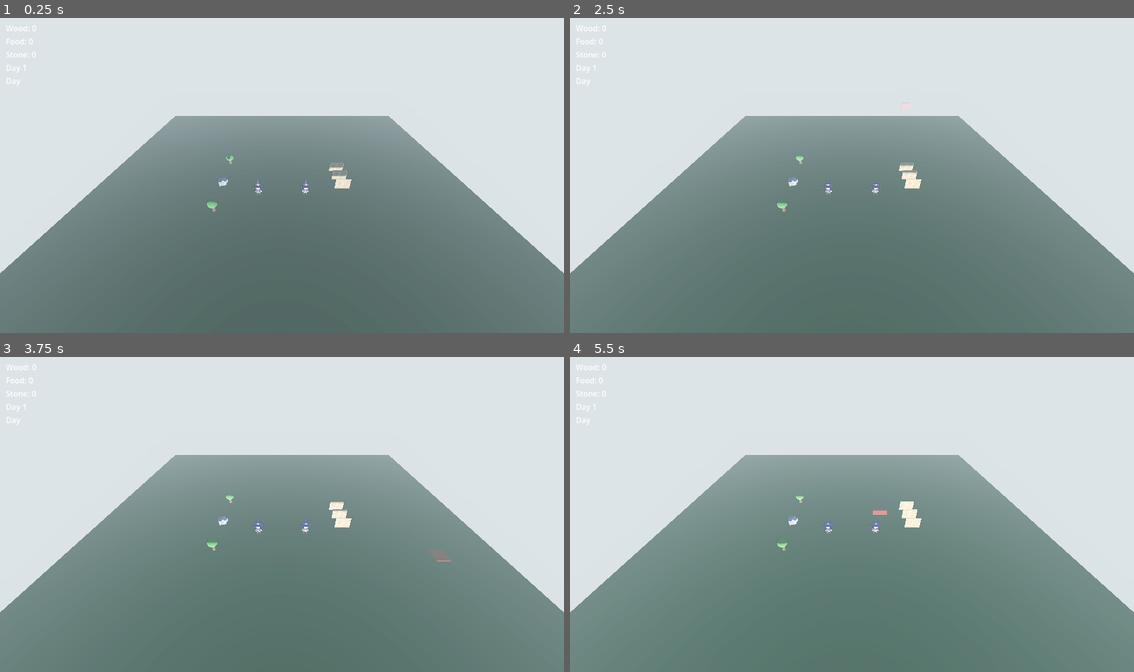
Above: before the commit, frames 1-4 (two rows, left to right).
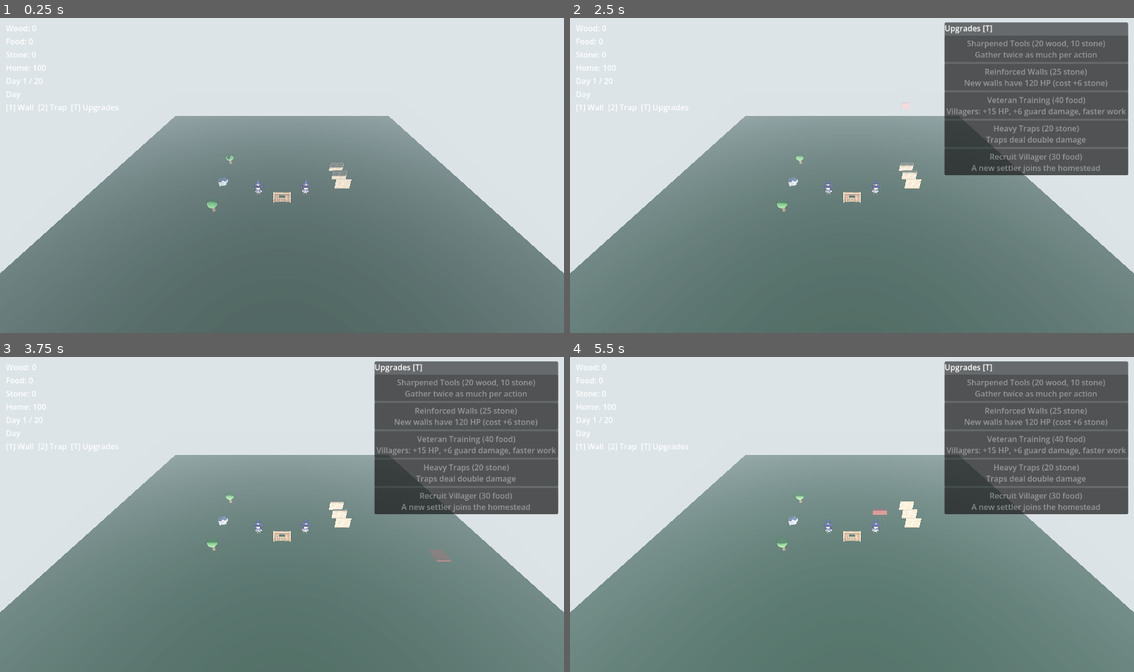
Above: after the commit, the same moments.

Repository: Harrisonnad/homestead-defense
Game: Godot game, scene res://scenes/Main.tscn
Same seed, same stepped clock (60 frames per second), same inputs: the game is played once before the commit and once after it.
Inputs (mouse positions are in pixels of both pictures, inside the frame that each line leads up to):
- Up to frame 1 (0.25 s): no input
- Up to frame 2 (2.5 s): tap Enter at 0.5 s; move the mouse to (976, 159) at 0.52 s; tap T at 0.6, 1.35, 2.3 s; click (976, 159) at 0.67 s; move the mouse to (739, 191) at 1.27 s; click (739, 191) at 1.42 s; tap Space at 2 s; move the mouse to (908, 106) at 2.02 s; tap 1 at 2.1 s; click (908, 106) at 2.17 s
- Up to frame 3 (3.75 s): tap Enter at 2.75 s; move the mouse to (253, 577) at 2.77 s; tap 2 at 2.85 s; click (253, 577) at 2.92 s; tap T at 3.05, 3.6 s; tap Space at 3.5 s; move the mouse to (451, 561) at 3.52 s; click (451, 561) at 3.67 s
- Up to frame 4 (5.5 s): tap Enter at 4.25 s; move the mouse to (682, 467) at 4.27 s; tap T at 4.35, 5.3 s; click (682, 467) at 4.42 s; tap Space at 5 s; move the mouse to (880, 514) at 5.02 s; tap 1 at 5.1 s; click (880, 514) at 5.17 s

The runs differ from the first frame. In frame 1, 0.2% of the frame differs, in the area x 1-52%, y 14-59%; in frame 2, 16%; in frame 3, 16%; in frame 4, 16%, in the area x 1-99%, y 1-59%.

Commit message:
Phase 5: progression, season arc, and unlock board
Adds a Progression autoload with a five-item unlock board (press T):
sharpened tools (gather x2), reinforced walls (120 HP tier read at
placement time), veteran training (villager stat/speed bumps, applies
to current and future villagers), heavy traps (double damage), and a
repeatable villager recruit. A new Homestead node gives raids lasting
stakes (each landed raid damages it) and a GameState autoload turns
that into a real 20-day season arc: survive to dawn of day 21 to win,
lose the Homestead and the run ends, with a pausing end screen and a
full-reset restart. Wave curve softened and capped so the season is
winnable against an upgraded homestead.

Button-ups folded in: villager work/retry timer exports actually wired
(previously dead), Economy multi-resource cost helpers, HUD shows
Homestead HP / season progress / a controls hint, and the villager
panel shows HP.

Co-Authored-By: Claude Fable 5 <noreply@anthropic.com>

Diff:
--- a/project.godot
+++ b/project.godot
@@ -23,3 +23,5 @@
 GameClock="*res://scripts/autoload/game_clock.gd"
 Economy="*res://scripts/autoload/economy.gd"
 Selection="*res://scripts/autoload/selection.gd"
+Progression="*res://scripts/autoload/progression.gd"
+GameState="*res://scripts/autoload/game_state.gd"
--- a/scenes/Main.tscn
+++ b/scenes/Main.tscn
@@ -13,6 +13,9 @@
 [ext_resource type="PackedScene" path="res://scenes/ui/villager_panel.tscn" id="13"]
 [ext_resource type="PackedScene" path="res://scenes/brute_enemy.tscn" id="14"]
 [ext_resource type="PackedScene" path="res://scenes/trap.tscn" id="15"]
+[ext_resource type="PackedScene" path="res://scenes/homestead.tscn" id="16"]
+[ext_resource type="PackedScene" path="res://scenes/ui/upgrade_panel.tscn" id="17"]
+[ext_resource type="PackedScene" path="res://scenes/ui/end_screen.tscn" id="18"]
 
 [sub_resource type="PlaneMesh" id="1"]
 size = Vector2(50, 50)
@@ -110,10 +113,10 @@
 [node name="BuildManager" type="Node3D" parent="."]
 script = ExtResource("7")
 wall_scene = ExtResource("8")
-wood_cost = 10
+wall_wood_cost = 10
+reinforced_stone_surcharge = 6
 trap_scene = ExtResource("15")
-trap_cost_type = "stone"
-trap_cost_amount = 8
+trap_stone_cost = 8
 grid_size = 2.0
 camera_path = NodePath("../Camera3D")
 entities_container_path = NodePath("../Entities")
@@ -132,6 +135,15 @@
 [node name="HomeBase" type="Marker3D" parent="."]
 transform = Transform3D(1, 0, 0, 0, 1, 0, 0, 0, 1, 0, 0, 5)
 
+[node name="Homestead" parent="." instance=ExtResource("16")]
+transform = Transform3D(1, 0, 0, 0, 1, 0, 0, 0, 1, 0, 0, 5)
+villager_scene = ExtResource("12")
+entities_container_path = NodePath("../Entities")
+
+[node name="UpgradePanel" parent="." instance=ExtResource("17")]
+
+[node name="EndScreen" parent="." instance=ExtResource("18")]
+
 [node name="WaveSpawner" type="Node" parent="."]
 script = ExtResource("10")
 raider_scene = ExtResource("9")
--- a/scenes/brute_enemy.tscn
+++ b/scenes/brute_enemy.tscn
@@ -19,6 +19,7 @@
 attack_damage = 18
 max_health = 70
 raid_resource_loss = {"wood": 10, "food": 10}
+raid_homestead_damage = 30
 tint_color = Color(0.4, 0.1, 0.35, 1)
 
 [node name="Model" parent="." instance=ExtResource("2")]
--- a/scenes/enemy.tscn
+++ b/scenes/enemy.tscn
@@ -16,6 +16,7 @@
 motion_mode = 1
 script = ExtResource("1")
 max_health = 30
+raid_homestead_damage = 15
 
 [node name="Model" parent="." instance=ExtResource("2")]
 transform = Transform3D(0.72, 0, 0, 0, 0.72, 0, 0, 0, 0.72, 0, 0, 0)
--- /dev/null
+++ b/scenes/homestead.tscn
@@ -0,0 +1,15 @@
+[gd_scene load_steps=3 format=3]
+
+[ext_resource type="Script" path="res://scripts/homestead.gd" id="1"]
+[ext_resource type="Texture2D" path="res://docs/assets/kennys/kenney_isometric-miniature-farm/Angle/woodWallDoorClosed_S.png" id="2"]
+
+[node name="Homestead" type="Node3D"]
+script = ExtResource("1")
+max_health = 100
+
+[node name="Sprite3D" type="Sprite3D" parent="."]
+transform = Transform3D(1, 0, 0, 0, 1, 0, 0, 0, 1, 0, 2.0, 0)
+texture = ExtResource("2")
+pixel_size = 0.0078125
+shaded = true
+alpha_cut = 1
--- /dev/null
+++ b/scenes/ui/end_screen.tscn
@@ -0,0 +1,52 @@
+[gd_scene load_steps=2 format=3]
+
+[ext_resource type="Script" path="res://scripts/end_screen.gd" id="1"]
+
+[node name="EndScreen" type="CanvasLayer"]
+process_mode = 3
+layer = 10
+script = ExtResource("1")
+
+[node name="Root" type="Control" parent="."]
+layout_mode = 3
+anchors_preset = 15
+anchor_right = 1.0
+anchor_bottom = 1.0
+grow_horizontal = 2
+grow_vertical = 2
+
+[node name="Dim" type="ColorRect" parent="Root"]
+layout_mode = 1
+anchors_preset = 15
+anchor_right = 1.0
+anchor_bottom = 1.0
+grow_horizontal = 2
+grow_vertical = 2
+color = Color(0, 0, 0, 0.55)
+
+[node name="CenterContainer" type="CenterContainer" parent="Root"]
+layout_mode = 1
+anchors_preset = 15
+anchor_right = 1.0
+anchor_bottom = 1.0
+grow_horizontal = 2
+grow_vertical = 2
+
+[node name="VBoxContainer" type="VBoxContainer" parent="Root/CenterContainer"]
+layout_mode = 2
+theme_override_constants/separation = 12
+
+[node name="TitleLabel" type="Label" parent="Root/CenterContainer/VBoxContainer"]
+layout_mode = 2
+theme_override_font_sizes/font_size = 32
+horizontal_alignment = 1
+text = "Season Survived!"
+
+[node name="SubtitleLabel" type="Label" parent="Root/CenterContainer/VBoxContainer"]
+layout_mode = 2
+horizontal_alignment = 1
+text = "..."
+
+[node name="RestartButton" type="Button" parent="Root/CenterContainer/VBoxContainer"]
+layout_mode = 2
+text = "Restart Season"
--- a/scenes/ui/hud.tscn
+++ b/scenes/ui/hud.tscn
@@ -23,10 +23,18 @@
 layout_mode = 2
 text = "Stone: 0"
 
+[node name="HomeLabel" type="Label" parent="VBoxContainer"]
+layout_mode = 2
+text = "Home: 100"
+
 [node name="DayLabel" type="Label" parent="VBoxContainer"]
 layout_mode = 2
-text = "Day 1"
+text = "Day 1 / 20"
 
 [node name="PhaseLabel" type="Label" parent="VBoxContainer"]
 layout_mode = 2
 text = "Day"
+
+[node name="HintLabel" type="Label" parent="VBoxContainer"]
+layout_mode = 2
+text = "[1] Wall  [2] Trap  [T] Upgrades"
--- /dev/null
+++ b/scenes/ui/upgrade_panel.tscn
@@ -0,0 +1,25 @@
+[gd_scene load_steps=2 format=3]
+
+[ext_resource type="Script" path="res://scripts/upgrade_panel.gd" id="1"]
+
+[node name="UpgradePanel" type="CanvasLayer"]
+script = ExtResource("1")
+
+[node name="PanelContainer" type="PanelContainer" parent="."]
+anchors_preset = 1
+anchor_left = 1.0
+anchor_right = 1.0
+offset_left = -320.0
+offset_top = 12.0
+offset_right = -12.0
+grow_horizontal = 0
+
+[node name="VBoxContainer" type="VBoxContainer" parent="PanelContainer"]
+layout_mode = 2
+
+[node name="TitleLabel" type="Label" parent="PanelContainer/VBoxContainer"]
+layout_mode = 2
+text = "Upgrades [T]"
+
+[node name="ButtonList" type="VBoxContainer" parent="PanelContainer/VBoxContainer"]
+layout_mode = 2
--- a/scenes/wall.tscn
+++ b/scenes/wall.tscn
@@ -1,7 +1,8 @@
-[gd_scene load_steps=4 format=3]
+[gd_scene load_steps=5 format=3]
 
 [ext_resource type="Script" path="res://scripts/wall.gd" id="1"]
 [ext_resource type="Texture2D" path="res://docs/assets/kennys/kenney_isometric-miniature-farm/Angle/woodWall_S.png" id="2"]
+[ext_resource type="Texture2D" path="res://docs/assets/kennys/kenney_isometric-miniature-farm/Angle/woodWallCross_S.png" id="3"]
 
 [sub_resource type="BoxShape3D" id="3"]
 size = Vector3(2, 1.5, 0.5)
@@ -11,6 +12,8 @@
 collision_mask = 0
 script = ExtResource("1")
 max_health = 50
+reinforced_max_health = 120
+reinforced_texture = ExtResource("3")
 
 [node name="Sprite3D" type="Sprite3D" parent="."]
 transform = Transform3D(1, 0, 0, 0, 1, 0, 0, 0, 1, 0, 2.0, 0)
--- a/scripts/autoload/economy.gd
+++ b/scripts/autoload/economy.gd
@@ -3,10 +3,13 @@
 # Autoload singleton: tracks player resource counts and notifies listeners
 # (HUD, build costs, raid losses) when they change.
 
-var resources: Dictionary = {
+const STARTING_RESOURCES := {
 	"wood": 0,
 	"food": 0,
+	"stone": 0,
 }
+
+var resources: Dictionary = STARTING_RESOURCES.duplicate()
 
 signal resources_changed(type: String, new_amount: int)
 
@@ -31,5 +34,23 @@
 	resources[type] = new_amount
 	resources_changed.emit(type, new_amount)
 
+func can_afford_all(costs: Dictionary) -> bool:
+	for type in costs:
+		if not can_afford(type, costs[type]):
+			return false
+	return true
+
+func spend_all(costs: Dictionary) -> bool:
+	if not can_afford_all(costs):
+		return false
+	for type in costs:
+		spend_resource(type, costs[type])
+	return true
+
 func get_amount(type: String) -> int:
 	return resources.get(type, 0)
+
+func reset() -> void:
+	resources = STARTING_RESOURCES.duplicate()
+	for type in resources:
+		resources_changed.emit(type, resources[type])
--- a/scripts/autoload/game_clock.gd
+++ b/scripts/autoload/game_clock.gd
@@ -25,6 +25,10 @@
 	elif was_day and not now_day:
 		night_started.emit()
 
+func reset() -> void:
+	time_of_day = 0.3
+	day_count = 1
+
 func day_factor() -> float:
 	return (1.0 - cos(time_of_day * TAU)) / 2.0
 
--- /dev/null
+++ b/scripts/autoload/game_state.gd
@@ -0,0 +1,35 @@
+extends Node
+
+# Autoload singleton: season win/lose state. Winning = surviving
+# season_length_days nights (i.e. reaching the following dawn); losing =
+# the Homestead's health reaching zero (it calls lose()). Restart resets
+# every stateful autoload before reloading the scene, since autoloads
+# survive a scene reload.
+
+@export var season_length_days: int = 20
+
+var ended: bool = false
+
+signal game_ended(won: bool, day: int)
+
+func _ready() -> void:
+	GameClock.day_started.connect(_on_day_started)
+
+func _on_day_started(day_count: int) -> void:
+	if not ended and day_count > season_length_days:
+		ended = true
+		game_ended.emit(true, season_length_days)
+
+func lose() -> void:
+	if ended:
+		return
+	ended = true
+	game_ended.emit(false, GameClock.day_count)
+
+func restart() -> void:
+	ended = false
+	GameClock.reset()
+	Economy.reset()
+	Progression.reset()
+	get_tree().paused = false
+	get_tree().reload_current_scene()
--- /dev/null
+++ b/scripts/autoload/progression.gd
@@ -0,0 +1,74 @@
+extends Node
+
+# Autoload singleton: the unlock board. Holds the data-driven upgrade list,
+# tracks what's been purchased, and answers stat queries from gameplay
+# scripts (gather yield, wall tier, trap damage) so tier logic lives in one
+# place instead of being scattered across scenes.
+
+const UPGRADES := {
+	"sharp_tools": {
+		"name": "Sharpened Tools",
+		"costs": {"wood": 20, "stone": 10},
+		"repeatable": false,
+		"description": "Gather twice as much per action",
+	},
+	"reinforced_walls": {
+		"name": "Reinforced Walls",
+		"costs": {"stone": 25},
+		"repeatable": false,
+		"description": "New walls have 120 HP (cost +6 stone)",
+	},
+	"veteran_training": {
+		"name": "Veteran Training",
+		"costs": {"food": 40},
+		"repeatable": false,
+		"description": "Villagers: +15 HP, +6 guard damage, faster work",
+	},
+	"heavy_traps": {
+		"name": "Heavy Traps",
+		"costs": {"stone": 20},
+		"repeatable": false,
+		"description": "Traps deal double damage",
+	},
+	"recruit_villager": {
+		"name": "Recruit Villager",
+		"costs": {"food": 30},
+		"repeatable": true,
+		"description": "A new settler joins the homestead",
+	},
+}
+
+var purchased: Dictionary = {}
+
+signal upgrade_purchased(id: String)
+
+func is_purchased(id: String) -> bool:
+	return purchased.has(id)
+
+func can_purchase(id: String) -> bool:
+	if not UPGRADES.has(id):
+		return false
+	if is_purchased(id) and not UPGRADES[id]["repeatable"]:
+		return false
+	return Economy.can_afford_all(UPGRADES[id]["costs"])
+
+func try_purchase(id: String) -> bool:
+	if not can_purchase(id):
+		return false
+	if not Economy.spend_all(UPGRADES[id]["costs"]):
+		return false
+	purchased[id] = true
+	upgrade_purchased.emit(id)
+	return true
+
+func gather_multiplier() -> int:
+	return 2 if is_purchased("sharp_tools") else 1
+
+func wall_tier() -> int:
+	return 2 if is_purchased("reinforced_walls") else 1
+
+func trap_damage_multiplier() -> int:
+	return 2 if is_purchased("heavy_traps") else 1
+
+func reset() -> void:
+	purchased.clear()
--- a/scripts/build_manager.gd
+++ b/scripts/build_manager.gd
@@ -8,10 +8,10 @@
 enum BuildType { NONE, WALL, TRAP }
 
 @export var wall_scene: PackedScene
-@export var wood_cost: int = 10
+@export var wall_wood_cost: int = 10
+@export var reinforced_stone_surcharge: int = 6
 @export var trap_scene: PackedScene
-@export var trap_cost_type: String = "stone"
-@export var trap_cost_amount: int = 8
+@export var trap_stone_cost: int = 8
 @export var grid_size: float = 2.0
 @export var camera_path: NodePath
 @export var entities_container_path: NodePath
@@ -55,11 +55,17 @@
 		_:
 			return null
 
-func _cost_type() -> String:
-	return "wood" if build_type == BuildType.WALL else trap_cost_type
-
-func _cost_amount() -> int:
-	return wood_cost if build_type == BuildType.WALL else trap_cost_amount
+func _current_costs() -> Dictionary:
+	match build_type:
+		BuildType.WALL:
+			var costs := {"wood": wall_wood_cost}
+			if Progression.wall_tier() >= 2:
+				costs["stone"] = reinforced_stone_surcharge
+			return costs
+		BuildType.TRAP:
+			return {"stone": trap_stone_cost}
+		_:
+			return {}
 
 func _process(_delta: float) -> void:
 	if build_type == BuildType.NONE:
@@ -81,12 +87,12 @@
 	ghost_valid_position = snapped
 	ghost.position = snapped
 
-	var affordable := Economy.can_afford(_cost_type(), _cost_amount())
+	var affordable := Economy.can_afford_all(_current_costs())
 	var mat := ghost.get_surface_override_material(0) as StandardMaterial3D
 	mat.albedo_color = GHOST_COLOR_OK if affordable else GHOST_COLOR_BLOCKED
 
 func _try_place() -> void:
-	if not Economy.spend_resource(_cost_type(), _cost_amount()):
+	if not Economy.spend_all(_current_costs()):
 		return
 	var scene := wall_scene if build_type == BuildType.WALL else trap_scene
 	var instance := scene.instantiate()
--- /dev/null
+++ b/scripts/end_screen.gd
@@ -0,0 +1,27 @@
+extends CanvasLayer
+
+# Season end screen. PROCESS_MODE_ALWAYS (set in the scene) so the Restart
+# button still works while the tree is paused.
+
+@onready var root: Control = $Root
+@onready var title_label: Label = $Root/CenterContainer/VBoxContainer/TitleLabel
+@onready var subtitle_label: Label = $Root/CenterContainer/VBoxContainer/SubtitleLabel
+@onready var restart_button: Button = $Root/CenterContainer/VBoxContainer/RestartButton
+
+func _ready() -> void:
+	root.visible = false
+	GameState.game_ended.connect(_on_game_ended)
+	restart_button.pressed.connect(_on_restart_pressed)
+
+func _on_game_ended(won: bool, day: int) -> void:
+	if won:
+		title_label.text = "Season Survived!"
+		subtitle_label.text = "Your homestead made it through all %d days." % day
+	else:
+		title_label.text = "The Homestead Has Fallen"
+		subtitle_label.text = "You held out until day %d." % day
+	root.visible = true
+	get_tree().paused = true
+
+func _on_restart_pressed() -> void:
+	GameState.restart()
--- a/scripts/enemy.gd
+++ b/scripts/enemy.gd
@@ -11,6 +11,7 @@
 @export var attack_damage: int = 10
 @export var arrival_distance: float = 0.6
 @export var raid_resource_loss: Dictionary = {"wood": 5, "food": 5}
+@export var raid_homestead_damage: int = 15
 @export var max_health: int = 30
 @export var tint_color: Color = Color(0.55, 0.15, 0.15)
 
@@ -75,4 +76,7 @@
 func _reach_target() -> void:
 	for type in raid_resource_loss:
 		Economy.remove_resource(type, raid_resource_loss[type])
+	var homestead := get_tree().get_first_node_in_group("homestead")
+	if homestead:
+		homestead.take_damage(raid_homestead_damage)
 	queue_free()
--- /dev/null
+++ b/scripts/homestead.gd
@@ -0,0 +1,34 @@
+extends Node3D
+
+# The player's home base: what enemies raid and what the season is lost
+# over. Also where recruited villagers arrive, since it already sits in the
+# world with the references a spawn needs.
+
+@export var max_health: int = 100
+@export var villager_scene: PackedScene
+@export var entities_container_path: NodePath
+@export var recruit_offset: Vector3 = Vector3(2, 0, 1)
+
+@onready var entities_container: Node3D = get_node(entities_container_path)
+
+var current_health: int
+
+signal health_changed(current: int)
+
+func _ready() -> void:
+	current_health = max_health
+	add_to_group("homestead")
+	Progression.upgrade_purchased.connect(_on_upgrade_purchased)
+
+func take_damage(amount: int) -> void:
+	current_health = maxi(current_health - amount, 0)
+	health_changed.emit(current_health)
+	if current_health <= 0:
+		GameState.lose()
+
+func _on_upgrade_purchased(id: String) -> void:
+	if id != "recruit_villager":
+		return
+	var villager := villager_scene.instantiate()
+	entities_container.add_child(villager)
+	villager.global_position = global_position + recruit_offset
--- a/scripts/hud.gd
+++ b/scripts/hud.gd
@@ -3,6 +3,7 @@
 @onready var wood_label: Label = $VBoxContainer/WoodLabel
 @onready var food_label: Label = $VBoxContainer/FoodLabel
 @onready var stone_label: Label = $VBoxContainer/StoneLabel
+@onready var home_label: Label = $VBoxContainer/HomeLabel
 @onready var day_label: Label = $VBoxContainer/DayLabel
 @onready var phase_label: Label = $VBoxContainer/PhaseLabel
 
@@ -14,8 +15,21 @@
 	wood_label.text = "Wood: %d" % Economy.get_amount("wood")
 	food_label.text = "Food: %d" % Economy.get_amount("food")
 	stone_label.text = "Stone: %d" % Economy.get_amount("stone")
-	day_label.text = "Day %d" % GameClock.day_count
+	_set_day_label(GameClock.day_count)
 	phase_label.text = "Day" if GameClock.is_daytime() else "Night"
+	# The Homestead may sit later in the tree, so its group registration can
+	# land after this _ready — connect once the first frame has settled.
+	_connect_homestead.call_deferred()
+
+func _connect_homestead() -> void:
+	var homestead := get_tree().get_first_node_in_group("homestead")
+	if homestead == null:
+		return
+	homestead.health_changed.connect(_on_homestead_health_changed)
+	home_label.text = "Home: %d" % homestead.current_health
+
+func _on_homestead_health_changed(current: int) -> void:
+	home_label.text = "Home: %d" % current
 
 func _on_resources_changed(type: String, new_amount: int) -> void:
 	if type == "wood":
@@ -25,8 +39,11 @@
 	elif type == "stone":
 		stone_label.text = "Stone: %d" % new_amount
 
+func _set_day_label(day_count: int) -> void:
+	day_label.text = "Day %d / %d" % [day_count, GameState.season_length_days]
+
 func _on_day_started(day_count: int) -> void:
-	day_label.text = "Day %d" % day_count
+	_set_day_label(day_count)
 	phase_label.text = "Day"
 
 func _on_night_started() -> void:
--- a/scripts/resource_node.gd
+++ b/scripts/resource_node.gd
@@ -23,7 +23,7 @@
 func gather() -> void:
 	if not is_available():
 		return
-	Economy.add_resource(resource_type, gather_amount)
+	Economy.add_resource(resource_type, gather_amount * Progression.gather_multiplier())
 	visual.visible = false
 	cooldown_timer.start(respawn_seconds)
 
--- a/scripts/trap.gd
+++ b/scripts/trap.gd
@@ -11,5 +11,5 @@
 
 func _on_body_entered(body: Node3D) -> void:
 	if body.has_method("take_damage"):
-		body.take_damage(damage)
+		body.take_damage(damage * Progression.trap_damage_multiplier())
 		queue_free()
--- /dev/null
+++ b/scripts/upgrade_panel.gd
@@ -0,0 +1,54 @@
+extends CanvasLayer
+
+# The unlock board: toggled with T, one button per Progression.UPGRADES
+# entry (built dynamically so adding an upgrade needs no scene edit).
+# Buttons gray out when unaffordable and disappear once purchased (unless
+# repeatable).
+
+@onready var panel: PanelContainer = $PanelContainer
+@onready var button_list: VBoxContainer = $PanelContainer/VBoxContainer/ButtonList
+
+var _buttons: Dictionary = {}
+
+func _ready() -> void:
+	panel.visible = false
+	Economy.resources_changed.connect(_on_resources_changed)
+	Progression.upgrade_purchased.connect(_on_upgrade_purchased)
+	_build_buttons()
+	_refresh_buttons()
+
+func _unhandled_input(event: InputEvent) -> void:
+	if event is InputEventKey and event.pressed and not event.echo and event.keycode == KEY_T:
+		panel.visible = not panel.visible
+
+func _build_buttons() -> void:
+	for id in Progression.UPGRADES:
+		var upgrade: Dictionary = Progression.UPGRADES[id]
+		var button := Button.new()
+		button.text = "%s (%s)\n%s" % [upgrade["name"], _cost_text(upgrade["costs"]), upgrade["description"]]
+		button.tooltip_text = upgrade["description"]
+		button.pressed.connect(_on_button_pressed.bind(id))
+		button_list.add_child(button)
+		_buttons[id] = button
+
+func _cost_text(costs: Dictionary) -> String:
+	var parts: Array[String] = []
+	for type in costs:
+		parts.append("%d %s" % [costs[type], type])
+	return ", ".join(parts)
+
+func _on_button_pressed(id: String) -> void:
+	Progression.try_purchase(id)
+
+func _on_resources_changed(_type: String, _new_amount: int) -> void:
+	_refresh_buttons()
+
+func _on_upgrade_purchased(_id: String) -> void:
+	_refresh_buttons()
+
+func _refresh_buttons() -> void:
+	for id in _buttons:
+		var button: Button = _buttons[id]
+		var done: bool = Progression.is_purchased(id) and not Progression.UPGRADES[id]["repeatable"]
+		button.visible = not done
+		button.disabled = not Progression.can_purchase(id)
--- a/scripts/villager.gd
+++ b/scripts/villager.gd
@@ -18,11 +18,15 @@
 @export var idle_retry_seconds: float = 1.0
 @export var guard_attack_damage: int = 12
 @export var max_health: int = 35
+@export var veteran_bonus_health: int = 15
+@export var veteran_bonus_damage: int = 6
+@export var veteran_work_speed_multiplier: float = 0.7
 
 var role: Role = Role.NONE
 var state: State = State.IDLE
 var target: Node3D = null
 var current_health: int
+var _veteran_applied: bool = false
 
 signal died
 
@@ -36,14 +40,32 @@
 
 func _ready() -> void:
 	current_health = max_health
+	work_timer.wait_time = work_duration
+	retry_timer.wait_time = idle_retry_seconds
 	get_viewport().physics_object_picking = true
 	input_event.connect(_on_input_event)
 	work_timer.timeout.connect(_on_work_complete)
 	retry_timer.timeout.connect(_on_retry_timeout)
 	attack_timer.timeout.connect(_on_attack_timer_timeout)
+	Progression.upgrade_purchased.connect(_on_upgrade_purchased)
+	if Progression.is_purchased("veteran_training"):
+		_apply_veteran()
 	for model in [model_none, model_farmer, model_gatherer, model_guard]:
 		CharacterVisualUtils.apply_idle_pose(model)
 	_update_model_visibility()
+
+func _on_upgrade_purchased(id: String) -> void:
+	if id == "veteran_training":
+		_apply_veteran()
+
+func _apply_veteran() -> void:
+	if _veteran_applied:
+		return
+	_veteran_applied = true
+	max_health += veteran_bonus_health
+	current_health += veteran_bonus_health
+	guard_attack_damage += veteran_bonus_damage
+	work_timer.wait_time *= veteran_work_speed_multiplier
 
 func take_damage(amount: int) -> void:
 	current_health -= amount
--- a/scripts/villager_panel.gd
+++ b/scripts/villager_panel.gd
@@ -39,4 +39,8 @@
 	_refresh_title()
 
 func _refresh_title() -> void:
-	title_label.text = "Villager: %s" % Villager.Role.keys()[current_villager.role]
+	title_label.text = "Villager: %s (%d/%d HP)" % [
+		Villager.Role.keys()[current_villager.role],
+		current_villager.current_health,
+		current_villager.max_health,
+	]
--- a/scripts/wall.gd
+++ b/scripts/wall.gd
@@ -1,13 +1,24 @@
 extends StaticBody3D
 class_name Wall
 
+# Tier is read once at placement time (_ready), so walls placed before the
+# Reinforced Walls upgrade keep their original stats and look.
+
 @export var max_health: int = 50
+@export var reinforced_max_health: int = 120
+@export var reinforced_texture: Texture2D
+
+@onready var sprite: Sprite3D = $Sprite3D
 
 var current_health: int
 
 signal died
 
 func _ready() -> void:
+	if Progression.wall_tier() >= 2:
+		max_health = reinforced_max_health
+		if reinforced_texture:
+			sprite.texture = reinforced_texture
 	current_health = max_health
 	add_to_group("walls")
 
--- a/scripts/wave_spawner.gd
+++ b/scripts/wave_spawner.gd
@@ -11,9 +11,10 @@
 @export var home_base_path: NodePath
 @export var entities_container_path: NodePath
 @export var base_raiders: int = 1
-@export var raiders_per_days: int = 2
-@export var brute_unlock_day: int = 4
-@export var brutes_per_days: int = 4
+@export var raiders_per_days: int = 3
+@export var brute_unlock_day: int = 6
+@export var brutes_per_days: int = 5
+@export var max_enemies_per_night: int = 12
 @export var spawn_jitter: float = 2.0
 
 @onready var spawn_point: Marker3D = get_node(spawn_point_path)
@@ -31,7 +32,9 @@
 	var brutes := 0
 	if day_count >= brute_unlock_day:
 		brutes = 1 + (day_count - brute_unlock_day) / brutes_per_days
-	return {"raiders": raiders, "brutes": brutes}
+	# Brutes are the bigger threat, so the cap trims raiders first.
+	raiders = mini(raiders, max_enemies_per_night - brutes)
+	return {"raiders": maxi(raiders, 0), "brutes": mini(brutes, max_enemies_per_night)}
 
 func _on_night_started() -> void:
 	var wave := _compute_wave(GameClock.day_count)
Not shown: 1 places in scenes/Main.tscn that only renumber resources
Not shown, added: scripts/autoload/game_state.gd.uid
Not shown, added: scripts/autoload/progression.gd.uid
Not shown, added: scripts/end_screen.gd.uid
Not shown, added: scripts/homestead.gd.uid
Not shown, added: scripts/upgrade_panel.gd.uid
